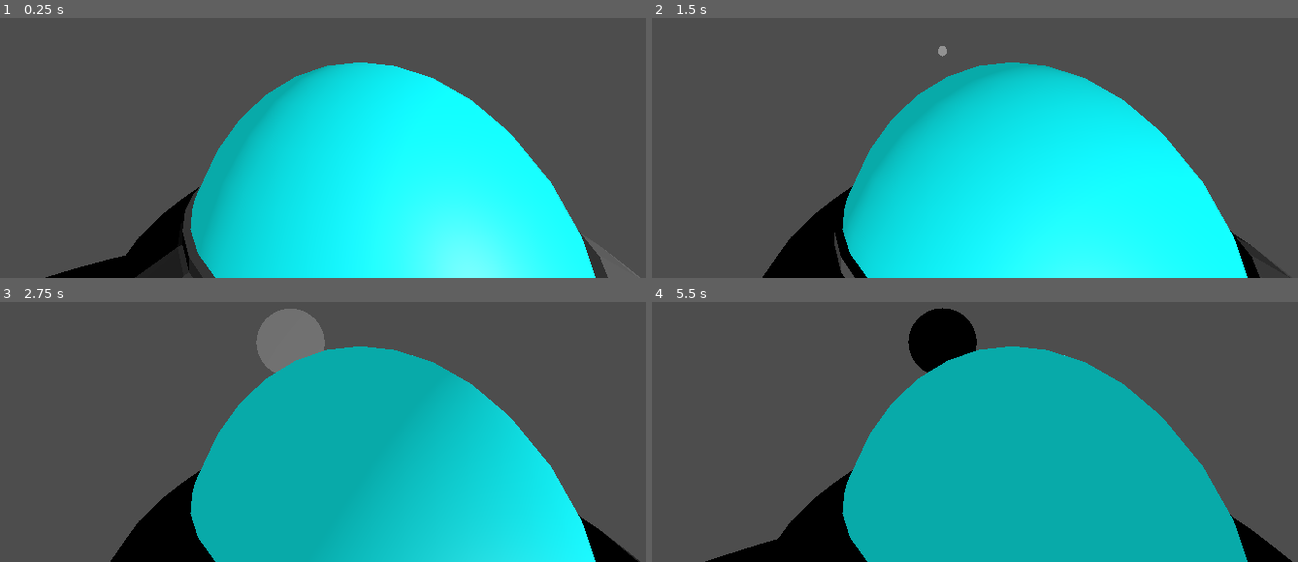
Above: before the commit, frames 1-4 (two rows, left to right).
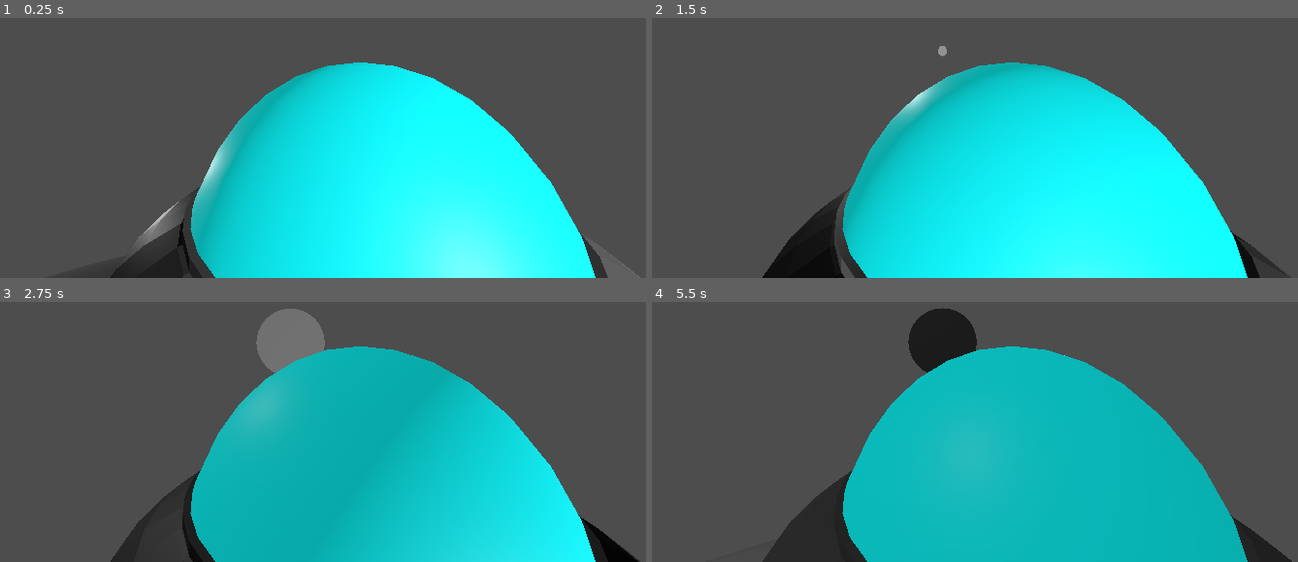
Above: after the commit, the same moments.

Repository: Routund/Earth_shakers
Game: Godot game, scene res://Scenes/test.tscn
Same seed, same stepped clock (60 frames per second), same inputs: the game is played once before the commit and once after it.
Inputs (mouse positions are in pixels of both pictures, inside the frame that each line leads up to):
- Up to frame 1 (0.25 s): no input
- Up to frame 2 (1.5 s): tap Enter at 0.5 s; move the mouse to (987, 59) at 0.52 s; press the mouse at (987, 59) at 0.53 s; hold Up (up) from 0.53 s (still down); tap Space (jump) at 0.77, 1.25 s; move the mouse to (903, 62) at 1.27 s; release the mouse at (903, 62) at 1.28 s; click (903, 62) at 1.35 s
- Up to frame 3 (2.75 s): keep holding Up (up); tap Space (jump) at 1.52 s; move the mouse to (310, 338) at 2.02 s; press the mouse at (310, 338) at 2.03 s
- Up to frame 4 (5.5 s): keep holding Up (up); tap Enter at 2.75, 5 s; move the mouse to (929, 351) at 2.77 s; release the mouse at (929, 351) at 2.78 s; click (929, 351) at 2.85 s; tap Space (jump) at 3.02, 3.77, 4.25, 4.52 s; move the mouse to (1000, 351) at 3.52 s; press the mouse at (1000, 351) at 3.53 s; move the mouse to (884, 341) at 4.27 s; release the mouse at (884, 341) at 4.28 s; click (884, 341) at 4.35 s; move the mouse to (949, 346) at 5.02 s; press the mouse at (949, 346) at 5.03 s

The runs differ from the first frame. In frame 1, 2.8% of the frame differs, in the area x 7-38%, y 37-100%; in frame 2, 1.5%; in frame 3, 4.0%; in frame 4, 6.4%, in the area x 8-100%, y 2-100%.
Error before the commit: Invalid assignment of property or key 'global_rotation' with value of type 'Vector3' on a base object of type 'null instance'. (res://Scripts/player.gd:111)

Commit message:
Fixed Reference error

Diff:
--- a/Scenes/test.tscn
+++ b/Scenes/test.tscn
@@ -27,6 +27,12 @@
 
 [node name="DirectionalLight3D" type="DirectionalLight3D" parent="."]
 transform = Transform3D(0.796952, 0, 0.604043, 0, 1, 0, -0.604043, 0, 0.796952, 16.9971, -9.53674e-07, 15.8772)
+light_bake_mode = 1
+
+[node name="DirectionalLight3D" type="DirectionalLight3D" parent="DirectionalLight3D"]
+transform = Transform3D(-1, 0, -8.74228e-08, 0, 1, 0, 8.74228e-08, 0, -1, 0, 0, 0)
+light_energy = 0.1
+light_bake_mode = 1
 
 [node name="MeshInstance3D3" type="MeshInstance3D" parent="."]
 visible = false
--- a/Scripts/player.gd
+++ b/Scripts/player.gd
@@ -104,13 +104,3 @@
 	camera_yaw = 0
 
 	transform.orthonormalized()
-
-	#$RayCast3D.global_rotation = Vector3.ZERO
-	#$RayCast3D2.global_rotation = Vector3.ZERO
-	#$RayCast3D3.global_rotation = Vector3.ZERO
-	$RayCast3D4.global_rotation = Vector3.ZERO
-	#
-	#$RayCast3D.target_position = player_forward
-	#$RayCast3D2.target_position = side_axis
-	#$RayCast3D3.target_position = new_forward
-	$RayCast3D4.target_position = perpendicular_movement
Not shown: 1 places in Scenes/player.tscn that only renumber resources
